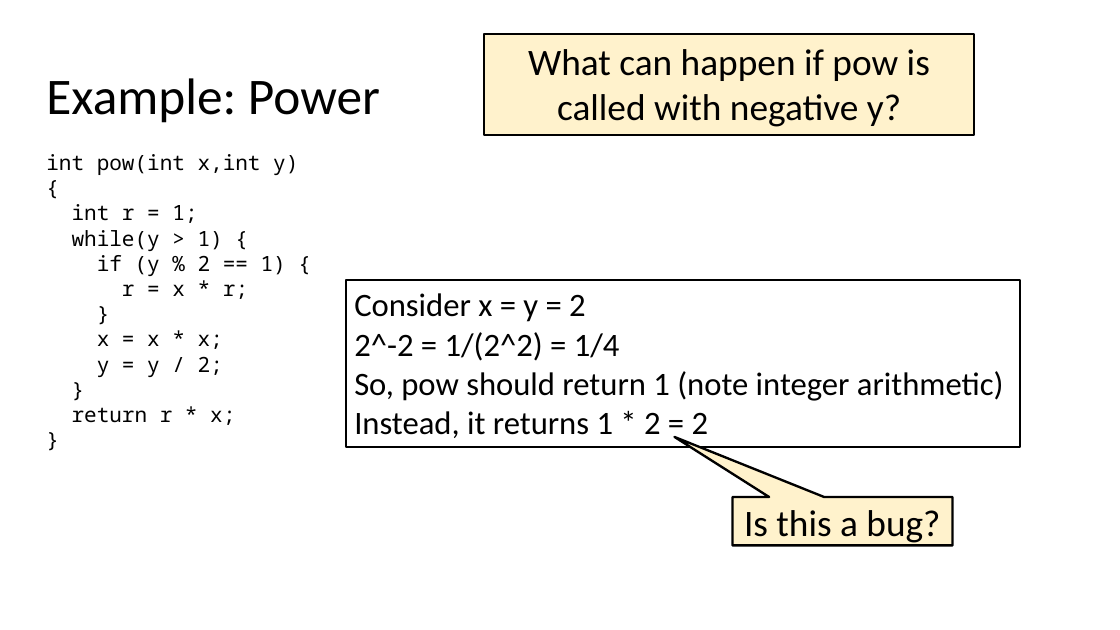
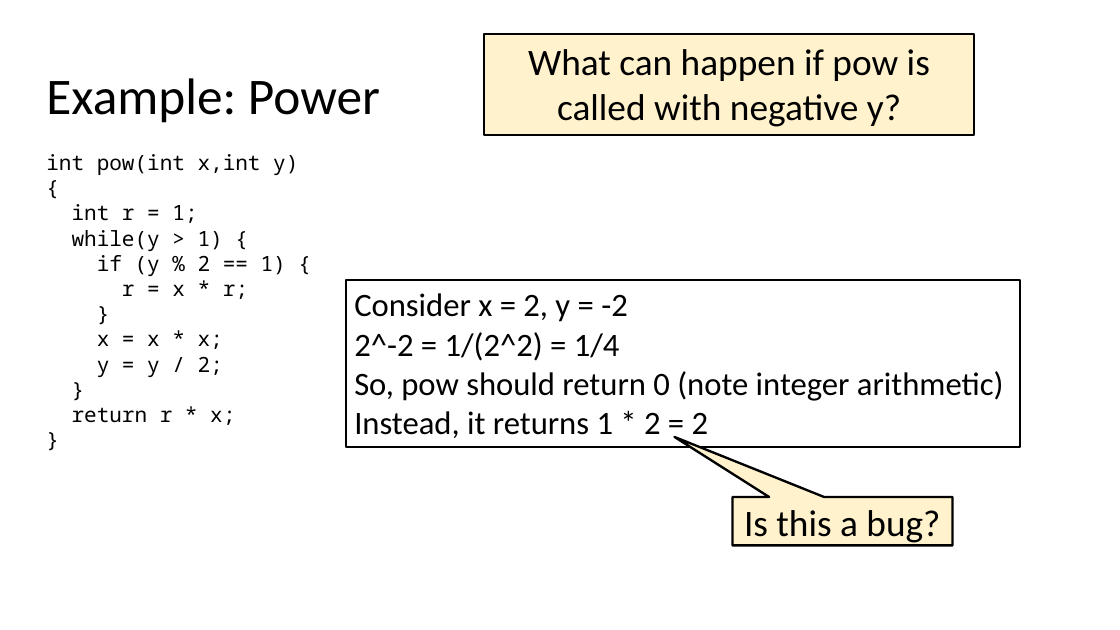
Before and after one commit to damorim/testing-cin-minicourse, a slide deck: slide 40 of testing-minicourse.pptx. Drawn at 1120x630 pixels with LibreOffice and Linux fonts; fonts in the diff are those of the drawing. Boxes give left, top, right and bottom in pixels: in the first picture for what was removed or moved away, otherwise in the second. Text is boxed around its words. In the diff, an @@ line names an element or a change of style, - is before the commit and + after.

```diff
--- a/testing-minicourse.pptx
+++ b/testing-minicourse.pptx
@@ text in rectangle at (x1=354, y1=293, x2=628, y2=322): text changed @@
-Consider x = y = 2
+Consider x = 2, y = -2
@@ text in rectangle at (x1=354, y1=371, x2=1004, y2=401): text changed @@
-So, pow should return 1 (note integer arithmetic)
+So, pow should return 0 (note integer arithmetic)
```
Also in this commit, not shown: 10 other slides changed, 1 slide removed, 1 other file.
